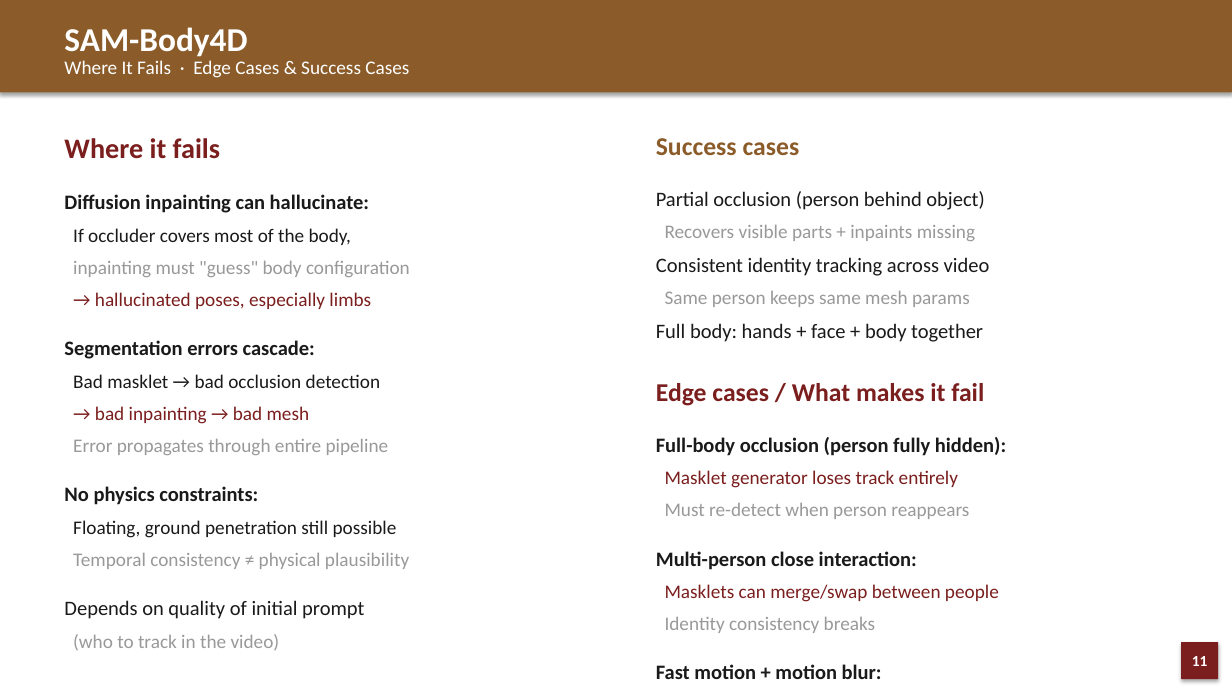
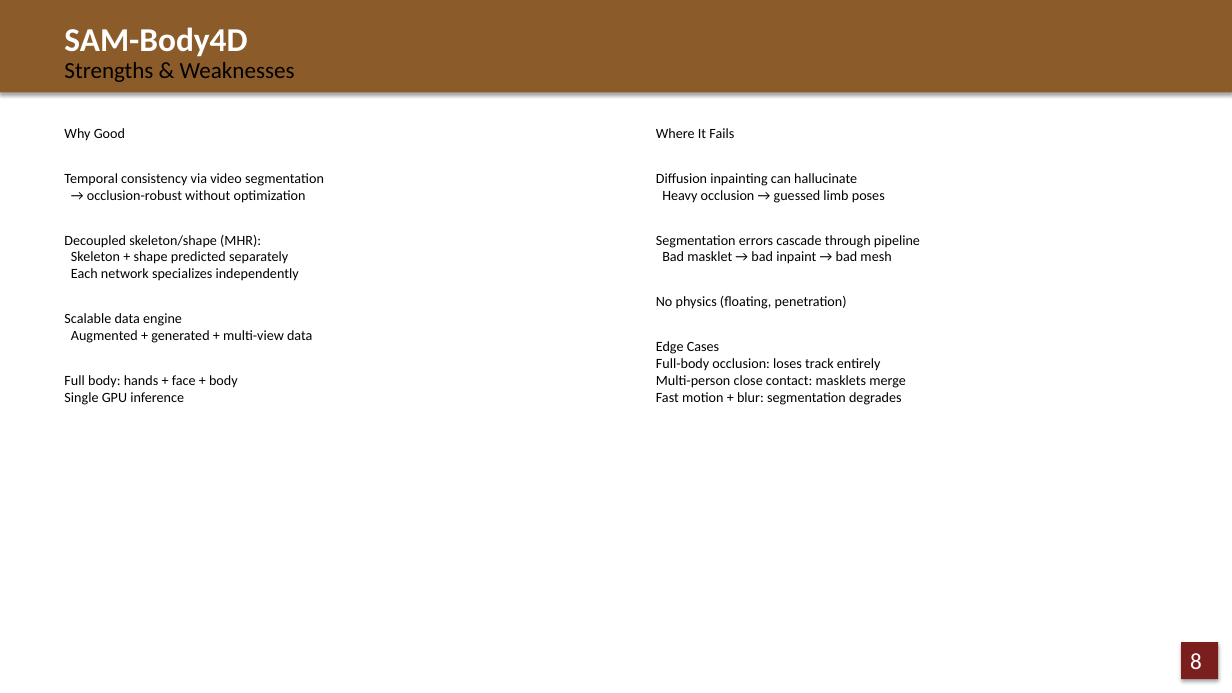
Before and after one commit to JCNTH/Pact3D, a slide deck: slide 8 of Paper_DeepDives.pptx (slide 11 before the commit). Drawn at 1232x693 pixels with LibreOffice and Linux fonts; fonts in the diff are those of the drawing. Boxes give left, top, right and bottom in pixels: in the first picture for what was removed or moved away, otherwise in the second. Text is boxed around its words. In the diff, an @@ line names an element or a change of style, - is before the commit and + after.

```diff
--- a/Paper_DeepDives.pptx
+++ b/Paper_DeepDives.pptx
@@ text at <box>64,62,295,82</box>: text changed; size 15 to 18 pt; text colour #FFFFFF to #000000 @@
-Where It Fails · Edge Cases & Success Cases
+Strengths & Weaknesses
@@ text at <box>64,128,324,405</box>: text changed; size 15 to 11 pt; text colour #1A1A1A to #000000 @@
-Where it fails
-Diffusion inpainting can hallucinate:
-If occluder covers most of the body,
-inpainting must "guess" body configuration
-→ hallucinated poses, especially limbs
-Segmentation errors cascade:
-Bad masklet → bad occlusion detection
-→ bad inpainting → bad mesh
-Error propagates through entire pipeline
-No physics constraints:
-Floating, ground penetration still possible
-Temporal consistency ≠ physical plausibility
-Depends on quality of initial prompt
-(who to track in the video)
+Why Good
+Temporal consistency via video segmentation
+→ occlusion-robust without optimization
+Decoupled skeleton/shape (MHR):
+Skeleton + shape predicted separately
+Each network specializes independently
+Scalable data engine
+Augmented + generated + multi-view data
+Full body: hands + face + body
+Single GPU inference
@@ text at <box>656,128,920,405</box>: text changed; size 15 to 11 pt; text colour #1A1A1A to #000000 @@
-Success cases
-Partial occlusion (person behind object)
-Recovers visible parts + inpaints missing
-Consistent identity tracking across video
-Same person keeps same mesh params
-Full body: hands + face + body together
-Edge cases / What makes it fail
-Full-body occlusion (person fully hidden):
-Masklet generator loses track entirely
-Must re-detect when person reappears
-Multi-person close interaction:
-Masklets can merge/swap between people
-Identity consistency breaks
-Fast motion + motion blur:
-Segmentation quality degrades
+Where It Fails
+Diffusion inpainting can hallucinate
+Heavy occlusion → guessed limb poses
+Segmentation errors cascade through pipeline
+Bad masklet → bad inpaint → bad mesh
+No physics (floating, penetration)
+Edge Cases
+Full-body occlusion: loses track entirely
+Multi-person close contact: masklets merge
+Fast motion + blur: segmentation degrades
@@ text in rectangle at <box>1190,653,1202,669</box>: text changed; size 12 to 18 pt; bold off @@
-11
+8
```
Also in this commit, not shown: 16 other slides changed, 5 slides removed.
